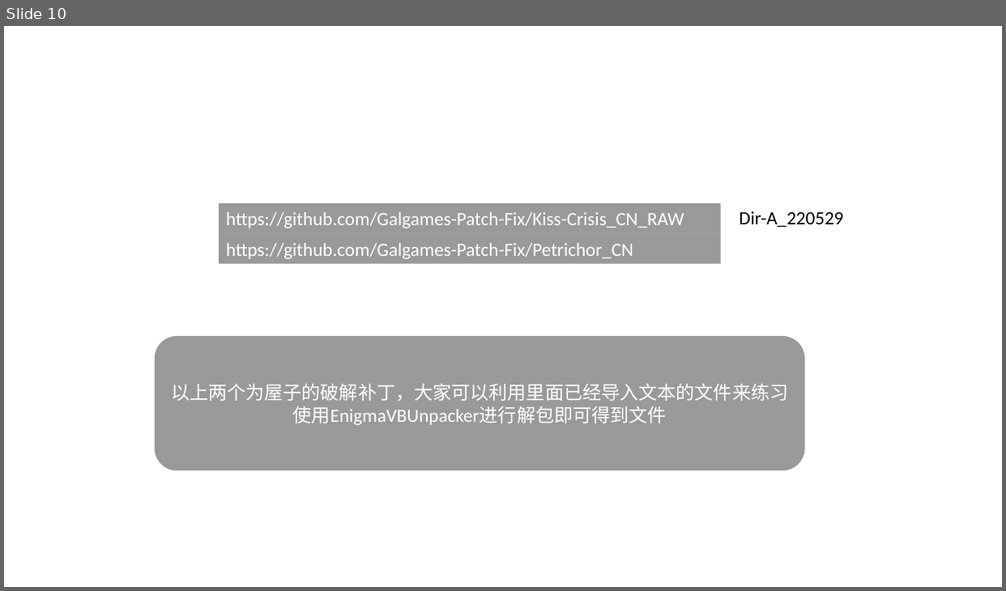
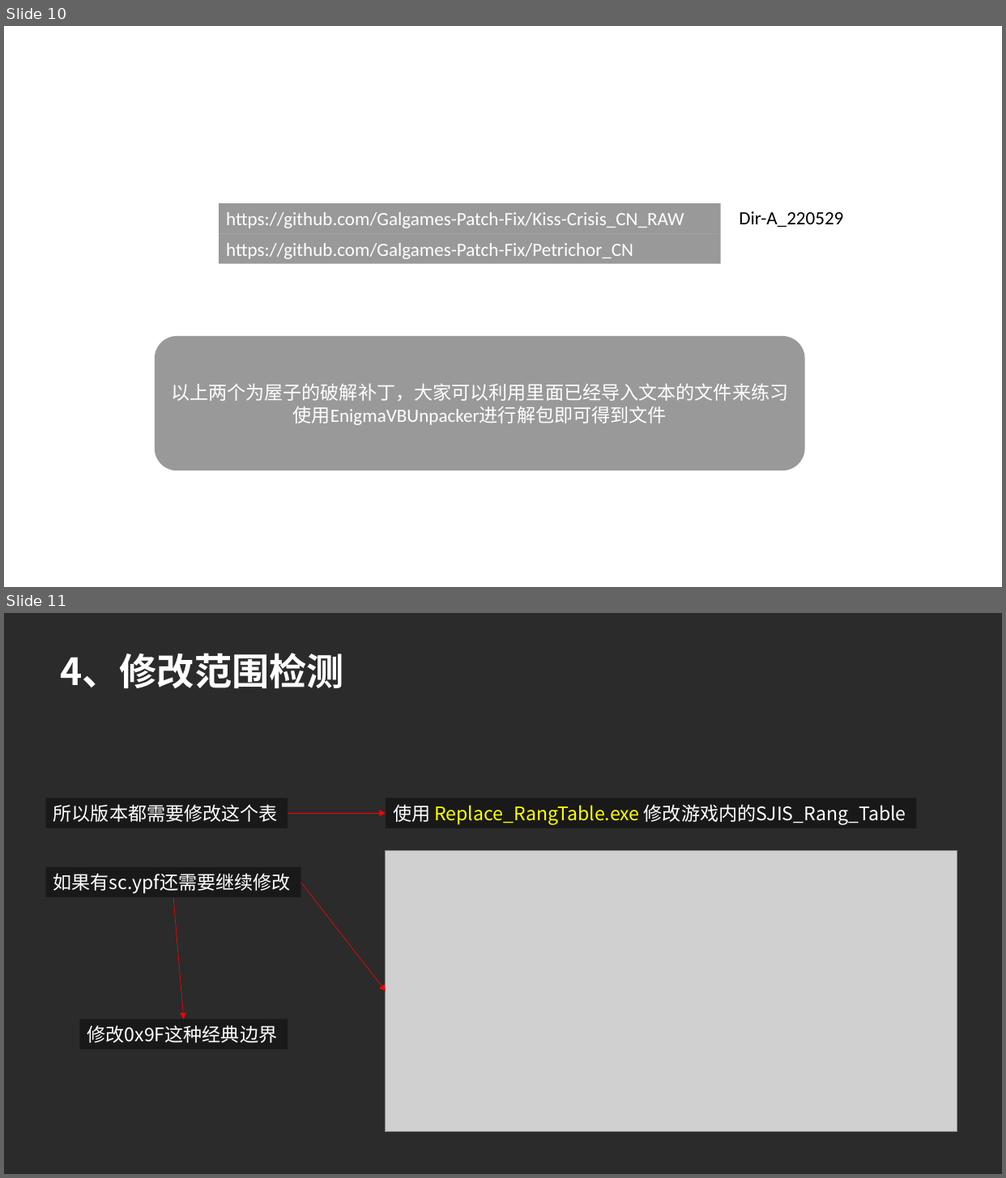
Before and after one commit to ZQF-ReVN/VN_Localization_Tutorials, a slide deck: Gal汉化实例/[Gal汉化实例] YU-RIS引擎/Gal汉化实例.pptx. Shown one above the other, each under a label of ours: slide 10 before the commit, slides 10 and 11 after it. The pictures are 1006x591 and 1006x1178 pixels, drawn with LibreOffice and Linux fonts; fonts in the diff are those of the drawing; grey boxes stand for pictures; background and template pictures are left out; a plain dark background stands for a picture behind light text. Boxes give left, top, right and bottom in pixels: in the first picture for what was removed or moved away, otherwise in the second. Text is boxed around its words. In the diff, an @@ line names an element or a change of style, - is before the commit and + after.

```diff
--- a/Gal汉化实例/[Gal汉化实例] YU-RIS引擎/Gal汉化实例.pptx
+++ b/Gal汉化实例/[Gal汉化实例] YU-RIS引擎/Gal汉化实例.pptx
@@ slide 11 added at [4, 613, 1002, 1174], background picture (left out) @@
@@ text added at [60, 653, 344, 688], 36 pt, text #FFFFFF, bold @@
+4、修改范围检测
@@ rectangle added at [46, 798, 288, 828], fill #000000 at 40% opacity, 18 pt, text #FFFFFF @@
+所以版本都需要修改这个表
@@ rectangle added at [386, 798, 917, 828], fill #000000 at 40% opacity, 18 pt, text #FFFFFF @@
+使用 Replace_RangTable.exe 修改游戏内的SJIS_Rang_Table
@@ arrow added from (288, 814) to (386, 814), #FF0000 0.5 pt @@
@@ picture added at [386, 851, 957, 1131] @@
@@ rectangle added at [46, 867, 301, 897], fill #000000 at 40% opacity, 18 pt, text #FFFFFF @@
+如果有sc.ypf还需要继续修改
@@ arrow added from (173, 897) to (184, 1020), #FF0000 0.5 pt @@
@@ arrow added from (301, 883) to (386, 991), #FF0000 0.5 pt @@
@@ rectangle added at [79, 1020, 288, 1050], fill #000000 at 40% opacity, 18 pt, text #FFFFFF @@
+修改0x9F这种经典边界
```
Also in this commit, not shown: 1 slide changed, 1 other slide added.
